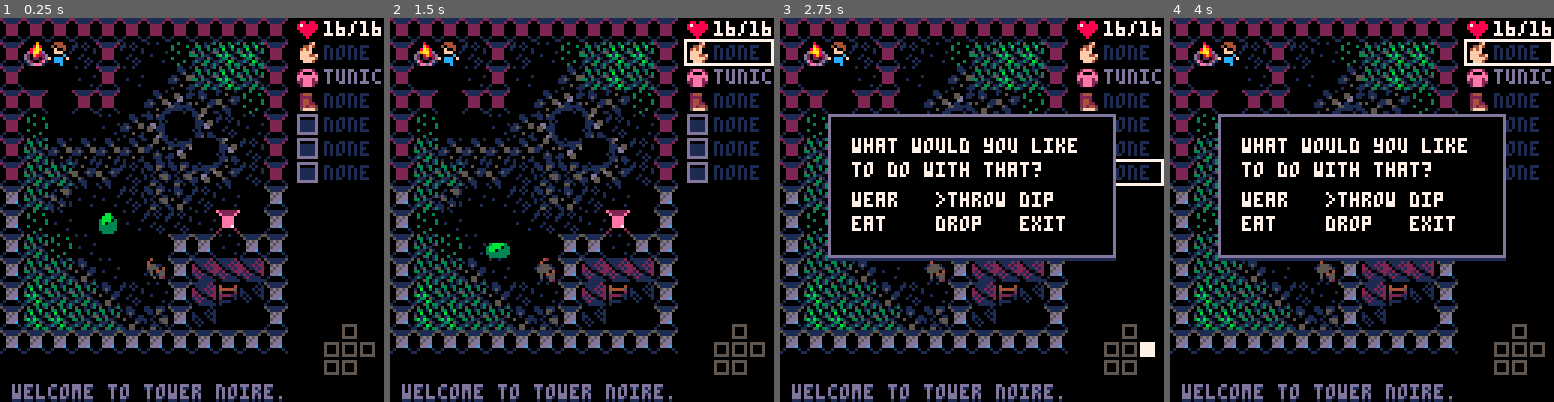
Above: before the commit, frames 1-4 (left to right).
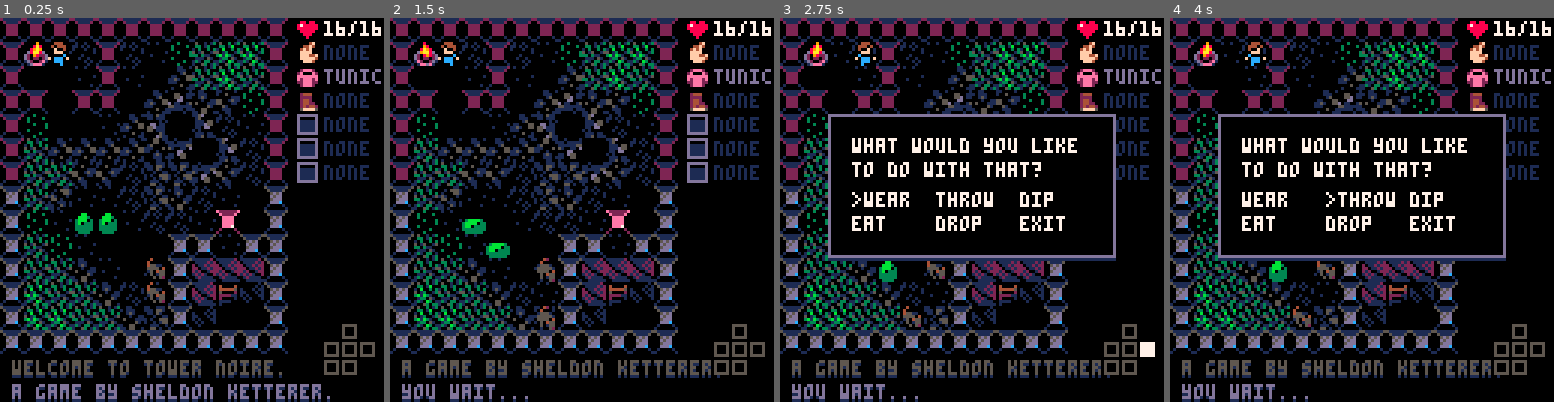
Above: after the commit, the same moments.

Repository: smketterer/tower-noire
Game: PICO-8 cartridge tower.p8
Two runs of this game, one before a commit and one after it. Both use one fixed random seed, a clock stepped at 60 frames per second and the inputs below.
Inputs:
- Up to frame 1 (0.25 s): no input
- Up to frame 2 (1.5 s): tap X (X key) at 0.33, 1.07 s; tap O (Z key) at 0.7 s
- Up to frame 3 (2.75 s): hold Right 1.6-2.1 s; tap O (Z key) at 1.7, 2.1, 2.5 s; tap X (X key) at 1.85 s; hold Up 2.15-2.42 s; hold Right from 2.47 s (still down)
- Up to frame 4 (4 s): tap O (Z key) at 2.9, 3.3, 3.7 s; tap X (X key) at 2.97 s; release Right at 3.03 s; hold Left 3.08-3.58 s; hold Down 3.63-3.97 s

The runs differ from the first frame. In frame 1, 3.8% of the frame differs, in the area x 3-86%, y 50-100%; in frame 2, 4.2%; in frame 3, 5.0%, in the area x 3-100%, y 6-100%; in frame 4, 4.7%.

Commit message:
Changed input for menu (so it won't instantly close), added entity collision checking, started on basic combat, changed variable names to make more sense, other minor changes and refactoring.

Diff:
--- a/tower.p8
+++ b/tower.p8
@@ -3,59 +3,137 @@
 __lua__
 
 function _init()
-	gm = {}
-	gm.log = {"","welcome to tower noire."}
-	gm.e = {{0,"slime",32,32,64},{0,"block",34,72,64},{0,"fire",31,8,8},{0,"rat",33,48,80}}
-	gm.crs = ">"
-	gm.showmenu = false
-	gm.prompted = false
-
-	p = {}
-	p.can = true
-	p.hp = 16
-	p.maxhp = 16
-	p.x = 16
-	p.y = 8
-	p.steps = 0
-	p.sprites = {0}
-	p.image = 0
-	p.inv = {{"hand","",45},{"body","tunic",44},{"legs","",46},{"pocket1","",62},{"pocket2","",62},{"pocket3","",62}}
-	p.act = {{gm.crs,"wear"},{"","throw"},{"","dip"},{"","eat"},{"","drop"},{"","exit"}}
+	log = {{0,"welcome to tower noire."},{0,"a game by sheldon ketterer."}}
+	entities = {{0,"block",34,72,64},{0,"fire",31,8,8},{0,"slime",32,32,64,12},{0,"rat",33,48,80,8},{0,"rat",33,48,88,8},{0,"slime",32,24,64,12}}
+	cursor = ">"
+	show_menu = false
+	show_prompt = false
+
+	player_can_move = true
+	player_health = 16
+	player_max_health = 16
+	player_x = 16
+	player_y = 8
+	player_steps = 0
+	player_image = 0
+	player_inventory = {{"hand","",45},{"body","tunic",44},{"legs","",46},{"pocket1","",62},{"pocket2","",62},{"pocket3","",62}}
+	player_actions = {{cursor,"wear"},{"","throw"},{"","dip"},{"","eat"},{"","drop"},{"","exit"}}
 
 	pal(6,0)
 
-	function gm.mapdraw()
+	function new_input()
+		local list_of_input = {btnp(0),btnp(1),btnp(2),btnp(3),btnp(4),btnp(5)}
+		return list_of_input
+	end
+
+	function map_draw()
 		mapdraw(0,0,0,0,16,16)
 	end
 
-	function gm.draw()
-		print(gm.log[count(gm.log)-1],4,115,1)
-		print(gm.log[count(gm.log)-1],4,114,5)
-		print(gm.log[count(gm.log)],4,123,1)
-		print(gm.log[count(gm.log)],4,122,13)
+	function game_draw()
+		print(log[count(log)-1][2],4,115,1)
+		print(log[count(log)-1][2],4,114,5)
+		print(log[count(log)][2],4,123,1)
+		print(log[count(log)][2],4,122,13)
 		spr(63,98,0)
-		print(p.hp .. "/" .. p.maxhp,108,1,7)
+		print(player_health .. "/" .. player_max_health,108,1,7)
 		for i=1,6 do
-			spr(p.inv[i][3],98,(i*8))
-			if p.inv[i][2] == "" then print("none",108,1+(i*8),1) else print(p.inv[i][2],108,1+(i*8),13) end
-		end
-		gm.edraw()
-		if gm.showmenu == true then
-			gm.menu()
-		end
-		if gm.prompted == true then
-			gm.prompt()
-		end
-
-		if btnp(4) then
-			gm.showmenu = true
-			--gm.prompted = true
-		end
-	end
-
-	function gm.sleep(seconds) for i=1,seconds*30 do flip() end	end
-
-	function gm.debugdraw()
+			spr(player_inventory[i][3],98,(i*8))
+			if player_inventory[i][2] == "" then print("none",108,1+(i*8),1) else print(player_inventory[i][2],108,1+(i*8),13) end
+		end
+		entity_draw()
+
+		if show_menu then
+			menu()
+		end
+		if show_prompt then
+			prompt()
+		end
+		if input[5] and not show_prompt then
+			show_menu = true
+		end
+	end
+
+		function menu()
+		if menu_selection == nil then
+			menu_selection = 0
+		end
+		if btnp(2) then
+			if menu_selection == 0 then menu_selection = 5 else menu_selection -= 1 end
+		end
+		if btnp(3) then
+			if menu_selection == 5 then menu_selection = 0 else menu_selection += 1 end
+		end
+		if input[5] then
+			input[5] = false
+			show_menu = false
+			show_prompt = true
+		end
+		if btnp(5) then
+			show_menu = false
+			show_prompt = false
+		end
+		rect(98,7+(8*menu_selection),127,15+(8*menu_selection),7)
+	end
+
+	function prompt()
+		rect(16,32,111,79,13)
+		rectfill(17,33,110,78,0)
+		line(16,80,111,80,1)
+		print("what would you like",24,40,7)
+		print("to do with that?",24,48,7)
+		for i=1,6 do
+			if i <= 3 then
+				print(player_actions[i][1]..player_actions[i][2],(24+(i-1)*28),58,7)
+			else
+				print(player_actions[i][1]..player_actions[i][2],(24+(i-4)*28),66,7)
+			end
+		end
+		if btnp(0) then
+			for i=1,6 do
+				if player_actions[i][1] == cursor then
+					player_actions[i][1] = ""
+					if i==1 then
+						player_actions[6][1] = cursor
+						break
+					else
+						player_actions[i-1][1] = cursor
+						break
+					end
+				end
+			end
+		end
+		if btnp(1) then
+			for i=1,6 do
+				if player_actions[i][1] == cursor then
+					player_actions[i][1] = ""
+					if i==6 then
+						player_actions[1][1] = cursor
+						break
+					else
+						player_actions[i+1][1] = cursor
+						break
+					end
+				end
+			end
+		end
+		if input[5] then
+			for i=1,6 do
+				if player_actions[i][1] == cursor then
+					if i == 6 then
+						show_prompt = false
+					end
+					--fill in the rest of the behaviours here
+				end
+			end
+		end
+		if btnp(5) then
+			show_menu = true
+			show_prompt = false
+		end
+	end
+
+	function debug_draw()
 		if btn(0) then rectfill(108,108,112,112,7) else rect(108,108,112,112,5) end
 		if btn(1) then rectfill(120,108,124,112,7) else rect(120,108,124,112,5) end
 		if btn(2) then rectfill(114,102,118,106,7) else rect(114,102,118,106,5) end
@@ -64,15 +142,29 @@
 		if btn(5) then rectfill(114,114,118,118,7) else rect(114,114,118,118,5) end
 	end
 
-	function gm.edraw()
-		for ent in all(gm.e) do
-			spr(ent[3]+((p.steps % 2)*16), ent[4], ent[5])
-		end
-	end
-
-	function gm.eupdate()
-		for ent in all(gm.e) do
-			if ent[2] == "slime" then
+	function entity_there(x_check,y_check)
+		result = false
+		for i=1,count(entities) do
+			if entities[i][4] == x_check and entities[i][5] == y_check then
+				result = true
+			else
+				if player_x == x_check and player_y == y_check then
+					result = true
+				end
+			end
+		end
+		return result
+	end
+
+	function entity_draw()
+		for e in all(entities) do
+			spr(e[3]+((player_steps % 2)*16), e[4], e[5])
+		end
+	end
+
+	function entity_update()
+		for e in all(entities) do
+			if e[2] == "slime" then
 				roll = rnd(2)-1
 				if roll >= 0.67 then
 					etox = (sgn(rnd(2)-1)*8)/8
@@ -87,7 +179,7 @@
 					end
 				end
 			end
-			if ent[2] == "rat" then
+			if e[2] == "rat" then
 				roll = rnd(2)-1
 				if roll >= 0.2 then
 					etox = (sgn(rnd(2)-1)*8)/8
@@ -102,169 +194,122 @@
 					end
 				end
 			end
-			if ent[2] == "block" or ent[2] == "fire" then
+			if e[2] == "block" or e[2] == "fire" then
 				etox = 0
 				etoy = 0
 			end
-			to = mget((ent[4]/8)+etox,(ent[5]/8)+etoy)
+
+			to = mget((e[4]/8)+etox,(e[5]/8)+etoy)
 			if to != 60 and to != 61 and to != 65 then
-				ent[4] += etox*8
-				ent[5] += etoy*8
-			end
-		end
-	end
-
-	function gm.menu()
-		if menu_selection == nil then
-			menu_selection = 0
-		end
-		if btnp(2) then
-			if menu_selection == 0 then menu_selection = 5 else menu_selection -= 1 end
-		end
-		if btnp(3) then
-			if menu_selection == 5 then menu_selection = 0 else menu_selection += 1 end
-		end
-		if btnp(4) then
-			gm.showmenu = false
-			gm.prompted = true
-		end
-		if btnp(5) then
-		end
-		rect(98,7+(8*menu_selection),127,15+(8*menu_selection),7)
-	end
-
-	function gm.prompt()
-		rect(16,32,111,79,13)
-		rectfill(17,33,110,78,0)
-		line(16,80,111,80,1)
-		print("what would you like",24,40,7)
-		print("to do with that?",24,48,7)
-		for i=1,6 do
-			if i <= 3 then
-				print(p.act[i][1]..p.act[i][2],(24+(i-1)*28),58,7)
-			else
-				print(p.act[i][1]..p.act[i][2],(24+(i-4)*28),66,7)
-			end
-		end
-		if btnp(0) then
-			for i=1,6 do
-				if p.act[i][1] == gm.crs then
-					p.act[i][1] = ""
-					if i==1 then
-						p.act[6][1] = gm.crs
-						break
+				if not entity_there(e[4]+etox*8,e[5]+etoy*8) then
+					e[4] += etox*8
+					e[5] += etoy*8
+				end
+			end
+		end
+	end
+
+	function player_update()
+		player_move()
+		player_draw()
+	end
+
+	function player_attack(e)
+		add(log,{player_steps,"you swing at the "..e[2].."..."})
+		local roll = flr(rnd(7))
+		if roll == 0 then
+			add(log,{player_steps,"...but you miss!"})
+		else
+			add(log,{player_steps,"you hit for "..roll.." damage!"})
+		end
+		e[6] -= roll
+		if e[6] < 0 then
+			entity_die(e)
+		end
+		player_step(0,0)
+	end
+
+	function player_step(x,y,img)
+		for e in all(entities) do
+			if e[4] == player_x+x and e[5] == player_y+y then
+				if e[2] == "block" then
+					to = mget((player_x+(x*2))/8,(player_y+(y*2))/8)
+					if to != 60 and to != 61 and to != 65 then
+						if not entity_there(player_x+(x*2),player_y+(y*2)) then
+							e[4] = player_x+(x*2)
+							e[5] = player_y+(y*2)
+							player_x += x
+							player_y += y
+							add(log,{player_steps,"you move the "..e[2].."."})
+						else
+							return
+						end
 					else
-						p.act[i-1][1] = gm.crs
-						break
+						return
 					end
 				end
-			end
-		end
-		if btnp(1) then
-			for i=1,6 do
-				if p.act[i][1] == gm.crs then
-					p.act[i][1] = ""
-					if i==6 then
-						p.act[1][1] = gm.crs
-						break
-					else
-						p.act[i+1][1] = gm.crs
-						break
-					end
-				end
-			end
-		end
-		if btnp(4) then
-			for i=1,6 do
-				if p.act[i][1] == gm.crs then
-					if i == 6 then
-						gm.prompted = false
-					end
-					--fill in the rest of the behaviours here
-				end
-			end
-		end
-	end
-
-	function p.update()
-		p.move()
-		p.draw()
-	end
-
-	function p.step(x,y,img)
-		for ent in all(gm.e) do
-			if ent[4] == p.x+x and ent[5] == p.y+y then
-				if ent[2] == "block" then
-					to = mget((p.x+(x*2))/8,(p.y+(y*2))/8)
-					if to != 60 and to != 61 and to != 65 then
-						ent[4] = p.x+(x*2)
-						ent[5] = p.y+(y*2)
-						p.x += x
-						p.y += y
-						add(gm.log,"you move the "..ent[2]..".")
-					end
-				end
-				if ent[2] == "slime" or ent[2] == "rat" then
-					add(gm.log,"you hit the "..ent[2]..".")
-				end
-				p.steps += 1
-				p.image = img+(p.steps%2)
+				if e[2] == "slime" or e[2] == "rat" then
+					player_attack(e)
+				end
+				player_steps += 1
+				player_image = img+(player_steps%2)
 				sfx(0)
-				return true
-			end
-		end
-
-		to = mget((p.x+x)/8,(p.y+y)/8)
+				return
+			end
+		end
+
+		to = mget((player_x+x)/8,(player_y+y)/8)
 		if to != 60 and to != 61 and to != 65 then
-			p.x += x
-			p.y += y
-			p.steps += 1
+			player_x += x
+			player_y += y
+			player_steps += 1
 			if img != nil then
-				p.image = img+(p.steps%2)
+				player_image = img+(player_steps%2)
 			end
 			if x != 0 or y != 0 then
-				sfx(1+(p.steps%2))
-			end
-			gm.eupdate()
-		end
-	end
-
-	function p.move()
-		if gm.showmenu == true or gm.prompted == true then p.can = false else p.can = true end
-		if p.can == true then
+				sfx(1+(player_steps%2))
+			end
+			entity_update()
+		end
+	end
+
+	function player_move()
+		if show_menu or show_prompt then player_can_move = false else player_can_move = true end
+		if player_can_move then
 			if btnp(0) then
-				p.step(-8,0,0)
+				player_step(-8,0,0)
 			end
 			if btnp(1) then
-				p.step(8,0,2)
+				player_step(8,0,2)
 			end
 			if btnp(2) then
-				p.step(0,-8,4)
+				player_step(0,-8,4)
 			end
 			if btnp(3) then
-				p.step(0,8,6)
+				player_step(0,8,6)
 			end
 			if btnp(5) then
-				p.step(0,0)
-			end
-		end
-	end
-
-	function p.draw()
-		spr(p.image,p.x,p.y)
+				player_step(0,0)
+				add(log,{player_steps,"you wait..."})
+			end
+		end
+	end
+
+	function player_draw()
+		spr(player_image,player_x,player_y)
 	end
 end
 
 function _update()
-	--hi
 end
 
 function _draw()
 	cls()
-	gm.mapdraw()
-	p.update()
-	gm.draw()
-	gm.debugdraw()
+	input = new_input()
+	map_draw()
+	player_update()
+	game_draw()
+	debug_draw()
 end
 
 
